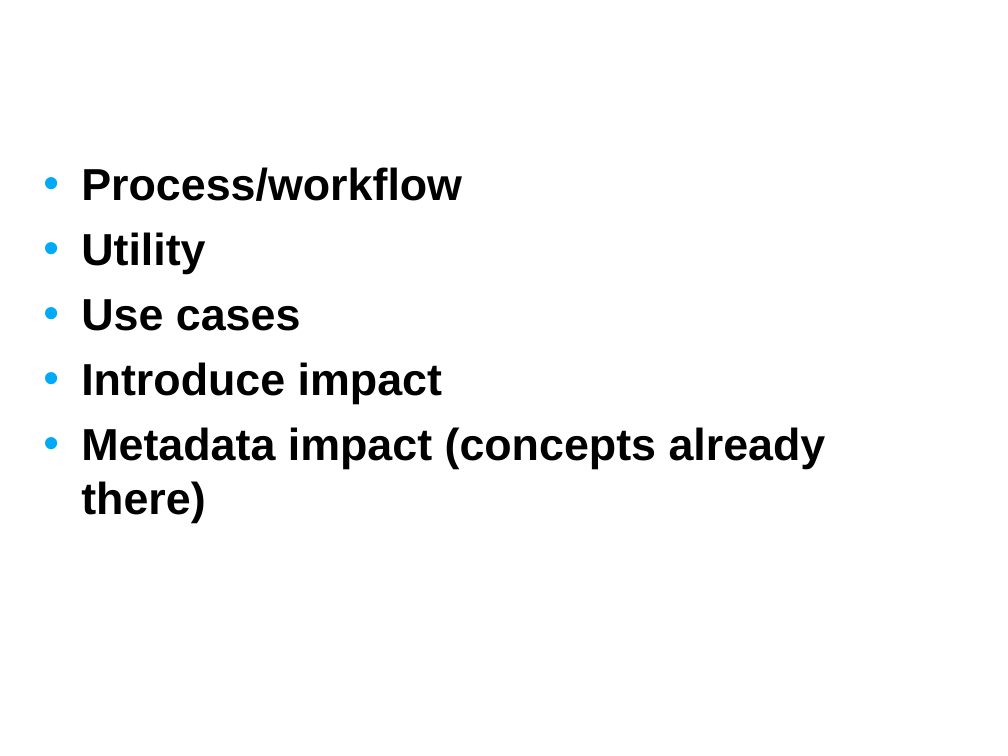
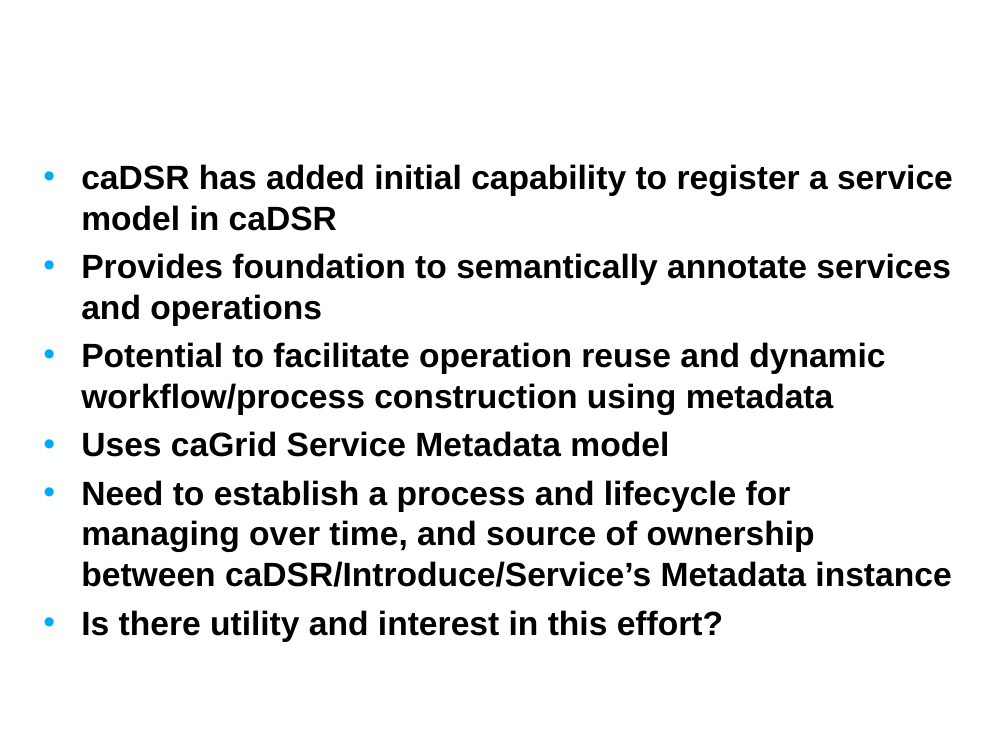
Before and after one commit to NCIP/cagrid-portal, a slide deck: slide 10 of cagrid-1-0/Documentation/presentations/200708_VCDE_ARCH/20070807_Day2_caGrid-2.0_Plans.ppt (slide 11 before the commit). Drawn at 1008x756 pixels with LibreOffice and Linux fonts; fonts in the diff are those of the drawing; background and template pictures are left out. Boxes give left, top, right and bottom in pixels: in the first picture for what was removed or moved away, otherwise in the second. Text is boxed around its words. In the diff, an @@ line names an element or a change of style, - is before the commit and + after.

```diff
--- a/cagrid-1-0/Documentation/presentations/200708_VCDE_ARCH/20070807_Day2_caGrid-2.0_Plans.ppt
+++ b/cagrid-1-0/Documentation/presentations/200708_VCDE_ARCH/20070807_Day2_caGrid-2.0_Plans.ppt
@@ text at bbox=[81, 164, 953, 642]: text changed; size 32 to 24 pt @@
-• Process/workflow
-• Utility
-• Use cases
-• Introduce impact
-• Metadata impact (concepts already there)
+• caDSR has added initial capability to register a service model in caDSR
+• Provides foundation to semantically annotate services and operations
+• Potential to facilitate operation reuse and dynamic workflow/process construction using metadata
+• Uses caGrid Service Metadata model
+• Need to establish a process and lifecycle for managing over time, and source of ownership between caDSR/Introduce/Service’s Metadata instance
+• Is there utility and interest in this effort?
```
Also in this commit, not shown: 4 other slides changed, 3 slides added, 3 slides removed, 1 other file.
